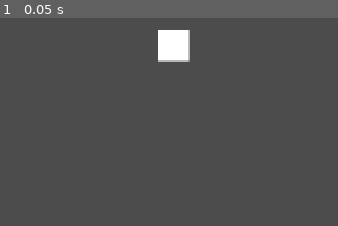
Above: before the commit, frame 1.
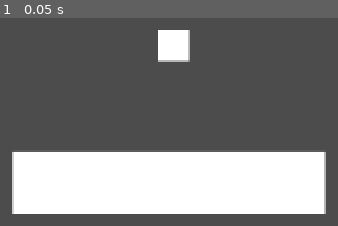
Above: after the commit, the same moment.

Repository: snesgaard/miraclebravesky
Game: Godot game, scene res://main.tscn
The game is run twice, just before and just after one commit, with the same random seed, the same clock (stepped at 60 frames per second) and the same inputs.
Inputs:
- Up to frame 1 (0.05 s): no input

The runs differ from the first frame. In frame 1, 28% of the frame differs, in the area x 3-97%, y 64-95%.

Commit message:
added test_platform

Diff:
--- a/main.tscn
+++ b/main.tscn
@@ -1,8 +1,12 @@
-[gd_scene load_steps=2 format=2]
+[gd_scene load_steps=3 format=2]
 
 [ext_resource path="res://player.tscn" type="PackedScene" id=1]
+[ext_resource path="res://test_platform.tscn" type="PackedScene" id=2]
 
 [node name="main" type="Node2D"]
 
 [node name="player" parent="." instance=ExtResource( 1 )]
 position = Vector2( 512.729, 300.845 )
+
+[node name="test_platform" parent="." instance=ExtResource( 2 )]
+position = Vector2( 509.695, 388.92 )
--- /dev/null
+++ b/test_platform.tscn
@@ -0,0 +1,12 @@
+[gd_scene load_steps=2 format=2]
+
+[sub_resource type="RectangleShape2D" id=1]
+extents = Vector2( 100, 20 )
+
+[node name="test_platform" type="StaticBody2D"]
+
+[node name="CollisionShape2D" type="CollisionShape2D" parent="."]
+shape = SubResource( 1 )
+
+[node name="Polygon2D" type="Polygon2D" parent="."]
+polygon = PoolVector2Array( -100, -20, 100, -20, 100, 20, -100, 20 )
